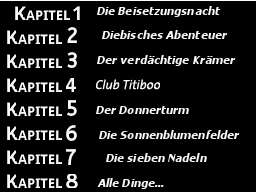
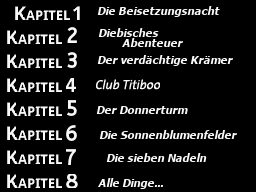
Before/after of a 256×192 layered artwork. What changed in the layer stack:
painted on "Die Beisetzungsnacht" over [97, 6, 221, 17]
renamed "Diebisches Abenteuer" to "Diebisches ...", painted on it over [98, 28, 228, 47]
painted on "Der verdächtige Krämer" over [97, 55, 236, 66]
painted on "Der Donnerturm" over [96, 106, 189, 114]
painted on "Die Sonnenblumenfelder" over [99, 130, 240, 139]
painted on "Die sieben Nadeln" over [106, 153, 207, 162]
painted on "Alle Dinge..." over [97, 178, 164, 189]
painted on "chapter22.png" over [0, 0, 256, 1]
